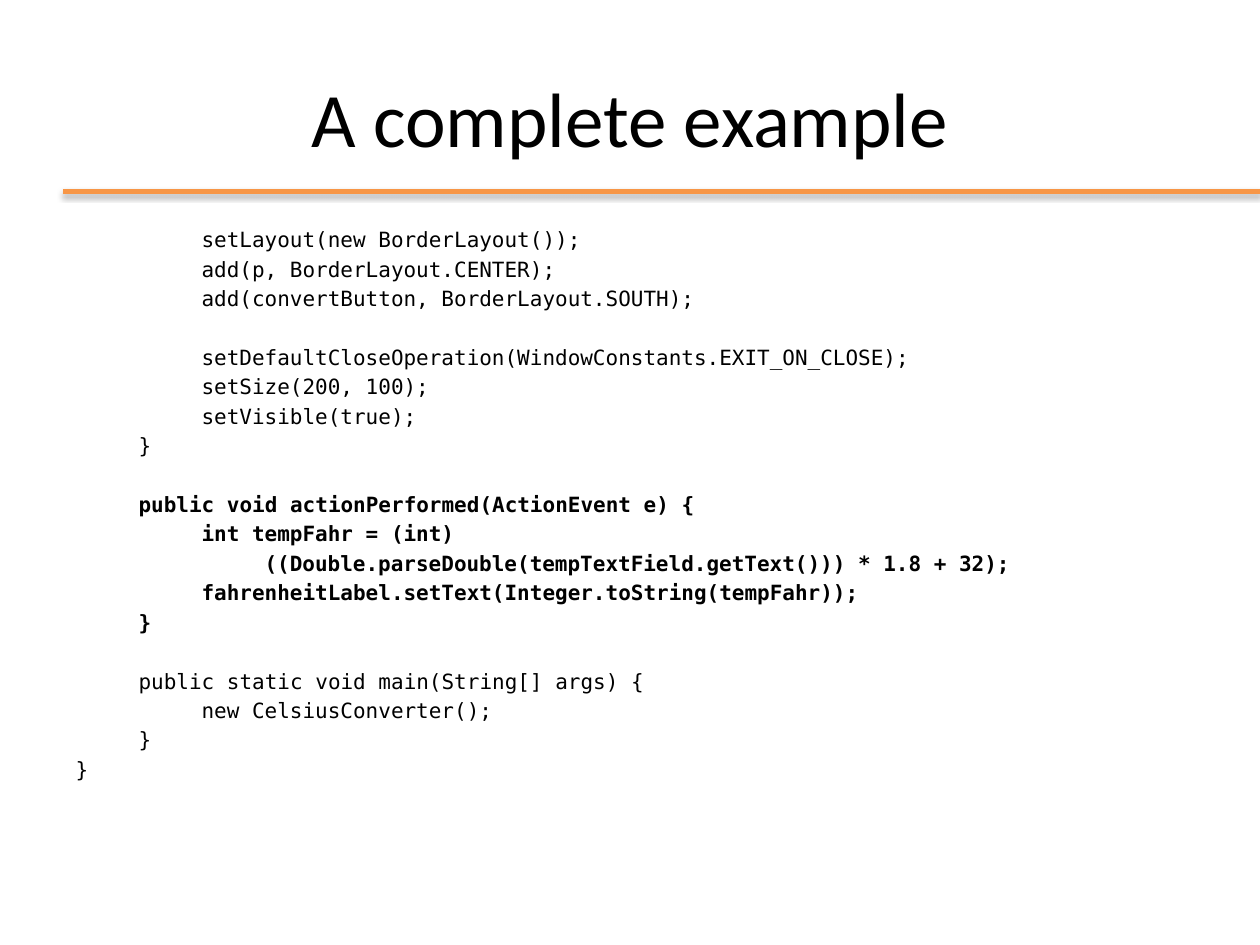
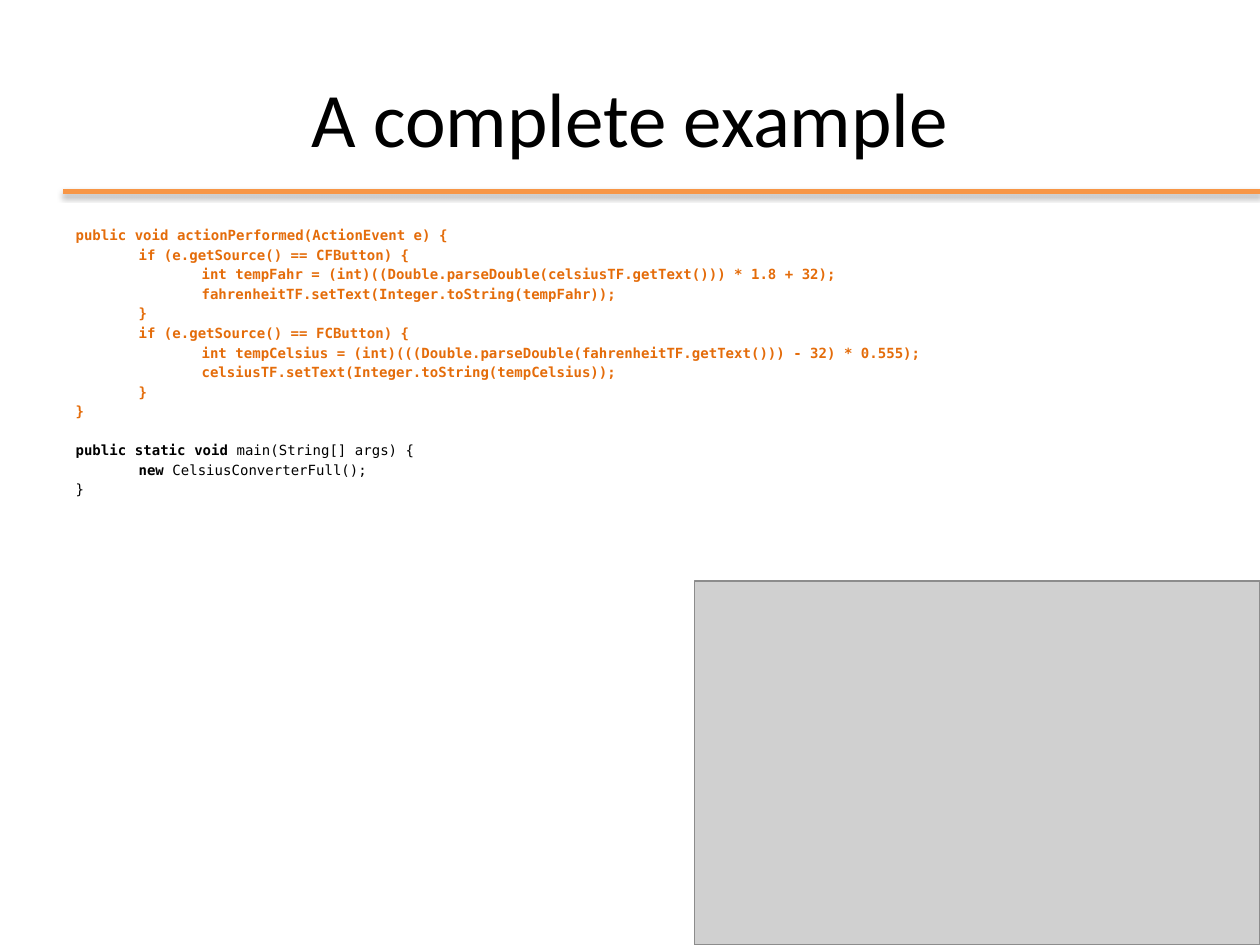
Before and after one commit to Andrea99-beep/ooprogramming, a slide deck: slide 50 of slides/ppt/07_Swing.pptx (slide 51 before the commit). Drawn at 1260x945 pixels with LibreOffice and Linux fonts; fonts in the diff are those of the drawing; grey boxes stand for pictures; background and template pictures are left out. Boxes give left, top, right and bottom in pixels: in the first picture for what was removed or moved away, otherwise in the second. Text is boxed around its words. In the diff, an @@ line names an element or a change of style, - is before the commit and + after.

```diff
--- a/slides/ppt/07_Swing.pptx
+++ b/slides/ppt/07_Swing.pptx
@@ text at (x1=76, y1=229, x2=920, y2=477): paragraph removed @@
-}
@@ text at (x1=76, y1=229, x2=836, y2=302): text changed; size 12 to 8 pt; text colour #000000 to #E46C0A; bold on @@
-setLayout(new BorderLayout());
-add(p, BorderLayout.CENTER);
-add(convertButton, BorderLayout.SOUTH);
-setDefaultCloseOperation(WindowConstants.EXIT_ON_CLOSE);
-setSize(200, 100);
-setVisible(true);
+public void actionPerformed(ActionEvent e) {
+if (e.getSource() == CFButton) {
+int tempFahr = (int)((Double.parseDouble(celsiusTF.getText())) * 1.8 + 32);
+fahrenheitTF.setText(Integer.toString(tempFahr));
@@ text at (x1=139, y1=327, x2=920, y2=380): text changed; size 12 to 8 pt; text colour #000000 to #E46C0A @@
-public void actionPerformed(ActionEvent e) {
-int tempFahr = (int)
-((Double.parseDouble(tempTextField.getText())) * 1.8 + 32);
-fahrenheitLabel.setText(Integer.toString(tempFahr));
+if (e.getSource() == FCButton) {
+int tempCelsius = (int)(((Double.parseDouble(fahrenheitTF.getText())) - 32) * 0.555);
+celsiusTF.setText(Integer.toString(tempCelsius));
+}
@@ text at (x1=76, y1=444, x2=397, y2=458): size 12 to 8 pt in "}", "}", "public static void main(String[] args) {", "}"; text colour #000000 to #E46C0A in "}", "}"; bold on in "}", "public static void" @@
@@ text at (x1=139, y1=464, x2=366, y2=477): text changed; size 12 to 8 pt @@
-new CelsiusConverter();
+new CelsiusConverterFull();
@@ picture added at (x1=694, y1=581, x2=1260, y2=945) @@
```
Also in this commit, not shown: 28 other slides changed, 1 slide removed, 13 other files.
